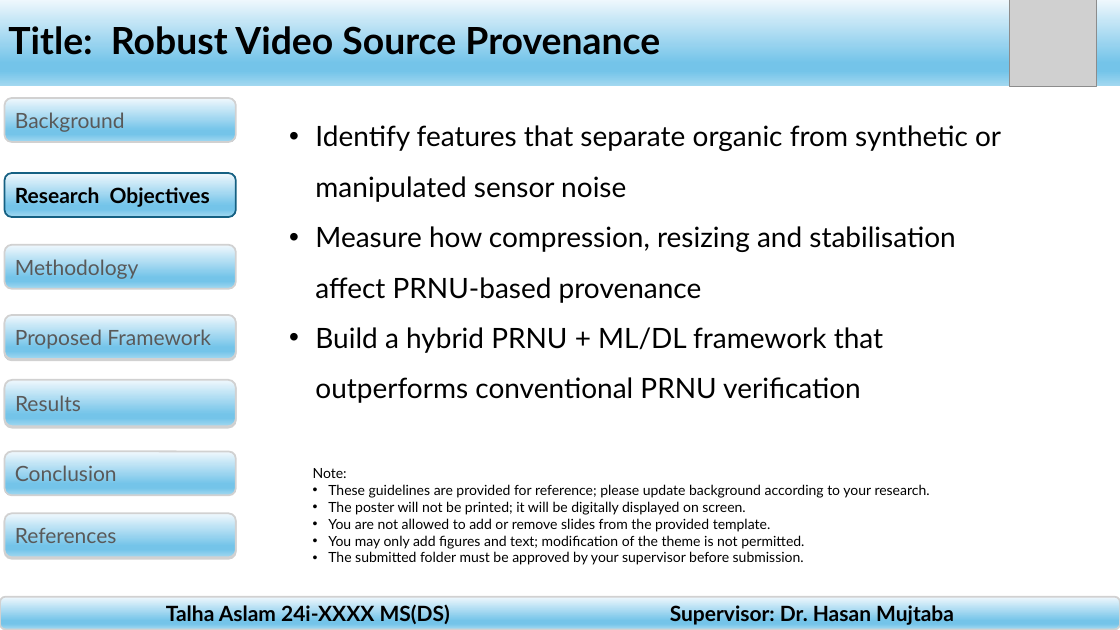
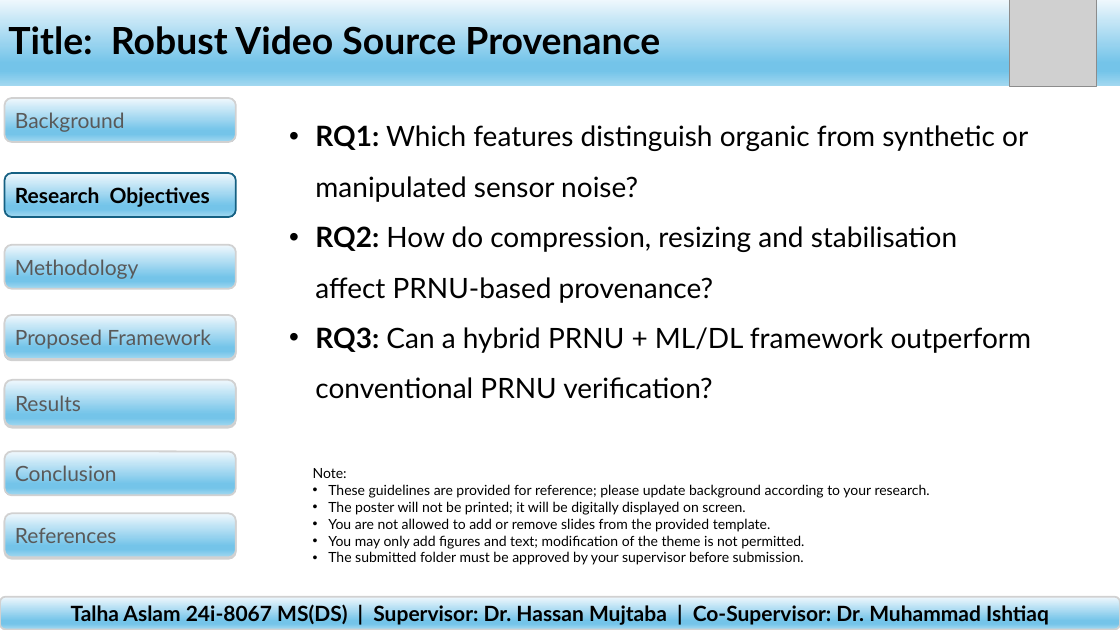
Before and after one commit to TalhaAslam44/PRNU-Research, a slide deck: slide 2 of report/mid_evaluation_poster.pptx. Drawn at 1120x630 pixels with LibreOffice and Linux fonts; fonts in the diff are those of the drawing; grey boxes stand for pictures. Boxes give left, top, right and bottom in pixels: in the first picture for what was removed or moved away, otherwise in the second. Text is boxed around its words. In the diff, an @@ line names an element or a change of style, - is before the commit and + after.

```diff
--- a/report/mid_evaluation_poster.pptx
+++ b/report/mid_evaluation_poster.pptx
@@ text at (x1=315, y1=125, x2=1032, y2=353): text changed @@
-• Identify features that separate organic from synthetic or manipulated sensor noise
-• Measure how compression, resizing and stabilisation affect PRNU-based provenance
-• Build a hybrid PRNU + ML/DL framework that outperforms conventional PRNU verification
+• RQ1: Which features distinguish organic from synthetic or manipulated sensor noise?
+• RQ2: How do compression, resizing and stabilisation affect PRNU-based provenance?
+• RQ3: Can a hybrid PRNU + ML/DL framework outperform conventional PRNU verification?
@@ text in rounded rectangle at (x1=71, y1=603, x2=1049, y2=625): text changed @@
-Talha Aslam 24i-XXXX MS(DS) Supervisor: Dr. Hasan Mujtaba
+Talha Aslam 24i-8067 MS(DS) | Supervisor: Dr. Hassan Mujtaba | Co-Supervisor: Dr. Muhammad Ishtiaq
```
Also in this commit, not shown: 6 other slides changed, 1 other file.
